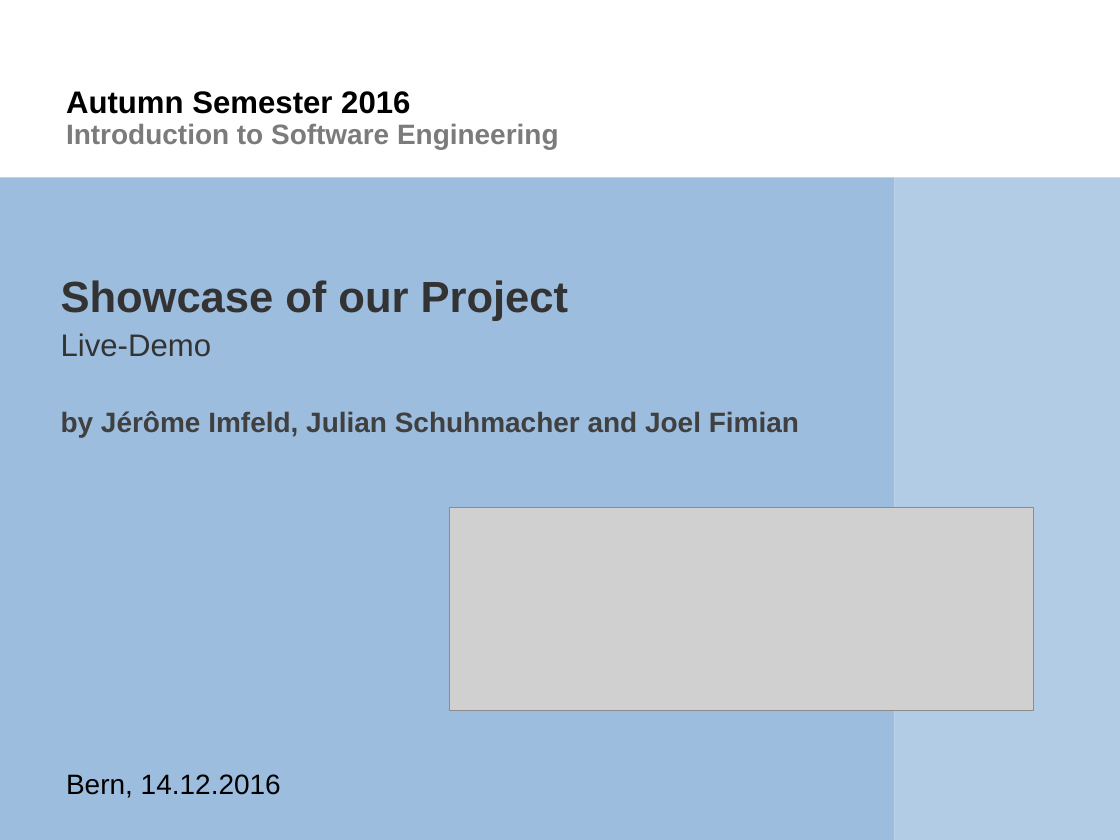
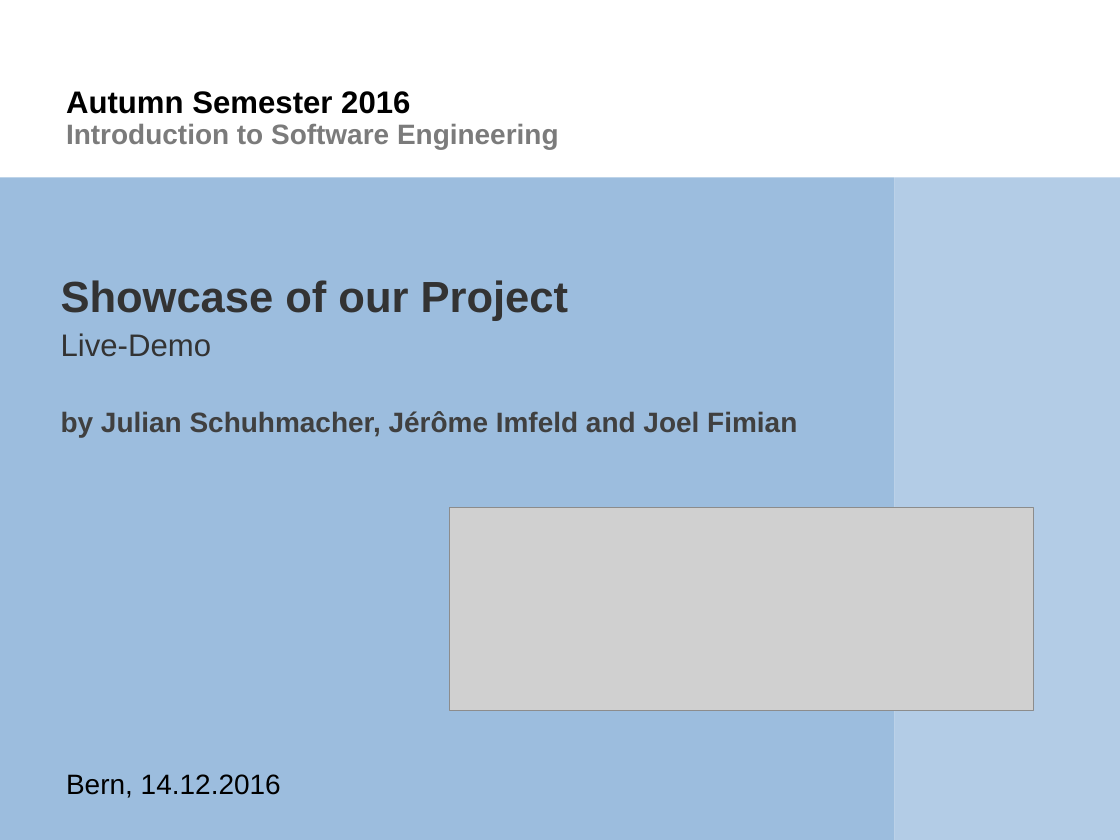
Before and after one commit to scg-unibe-ch/ese2016-team2, a slide deck: slide 1 of showcase/Presentation_Showcase.pptx. Drawn at 1120x840 pixels with LibreOffice and Linux fonts; fonts in the diff are those of the drawing; grey boxes stand for pictures; background and template pictures are left out. Boxes give left, top, right and bottom in pixels: in the first picture for what was removed or moved away, otherwise in the second. Text is boxed around its words. In the diff, an @@ line names an element or a change of style, - is before the commit and + after.

```diff
--- a/showcase/Presentation_Showcase.pptx
+++ b/showcase/Presentation_Showcase.pptx
@@ text at (61, 411, 797, 437): text changed @@
-by Jérôme Imfeld, Julian Schuhmacher and Joel Fimian
+by Julian Schuhmacher, Jérôme Imfeld and Joel Fimian
```
Also in this commit, not shown: 1 other file.
